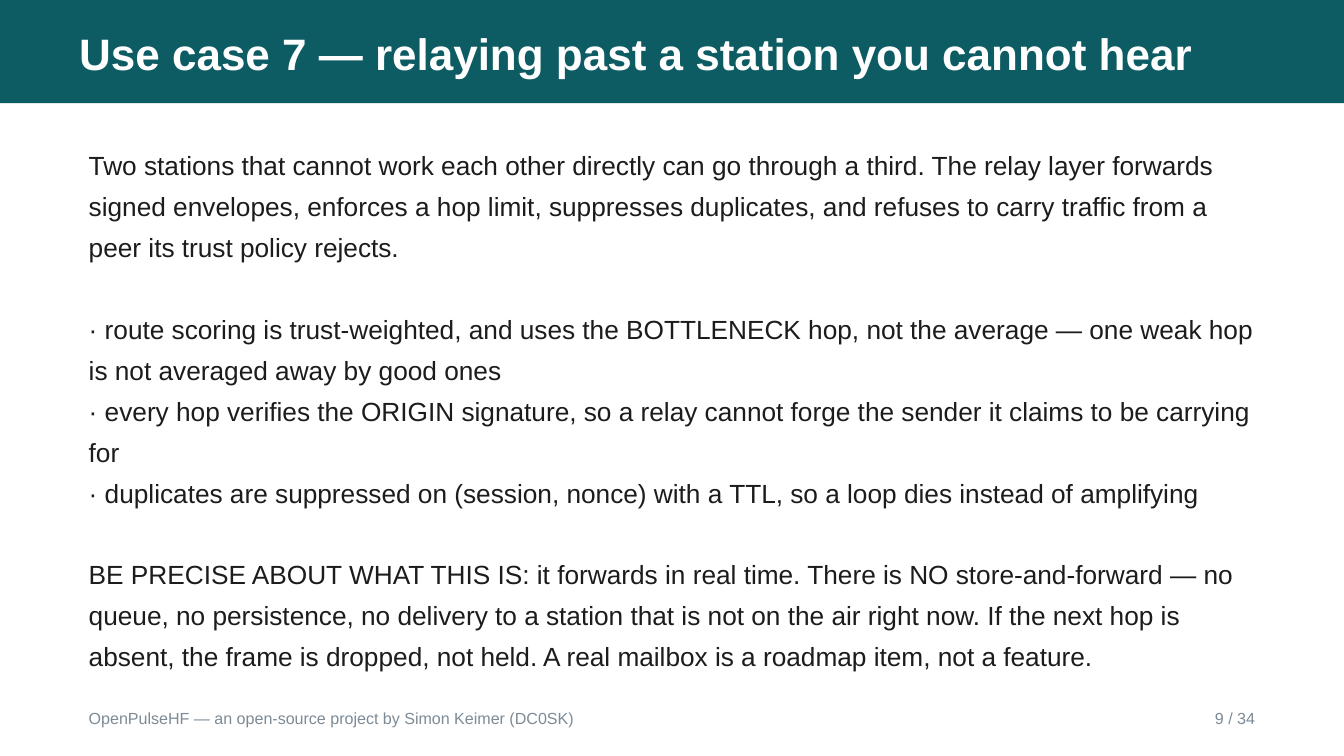
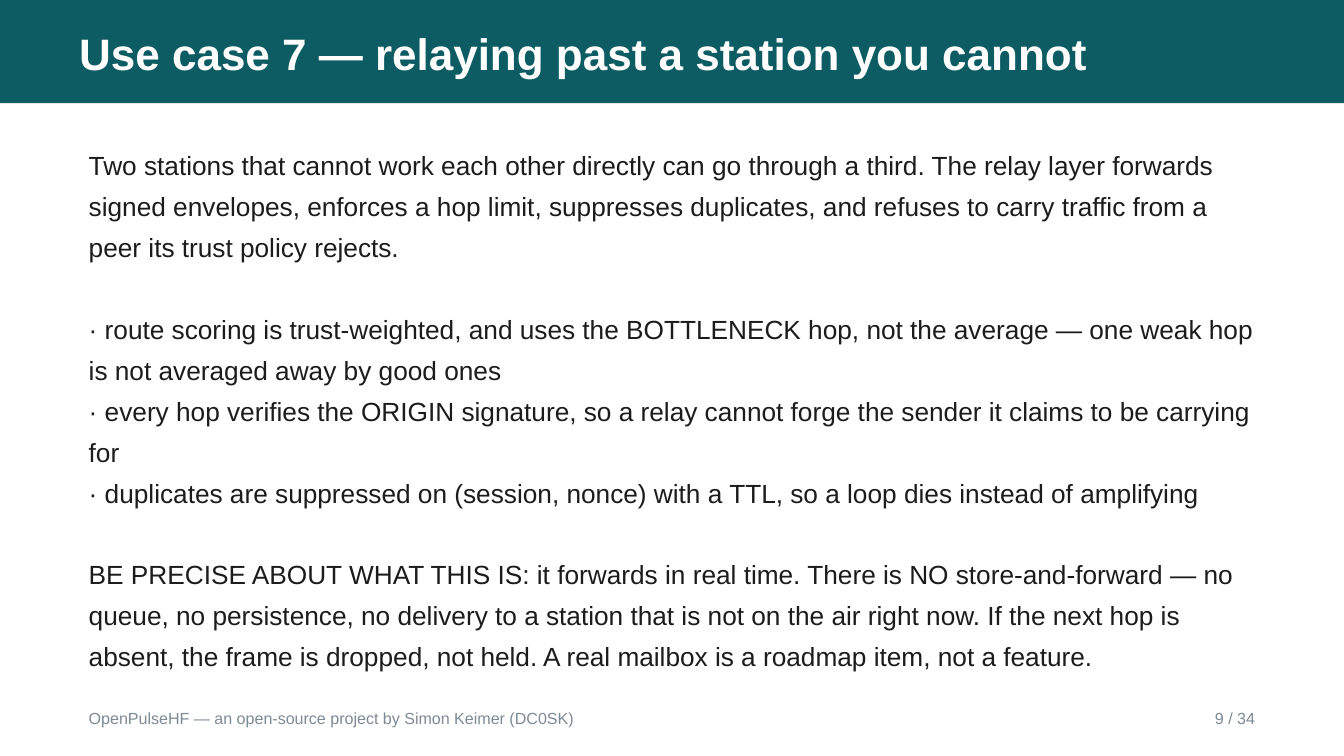
Before and after one commit to dc0sk/OpenPulseHF, a slide deck: slide 9 of docs/presentations/OpenPulseHF-Overview.odp. Drawn at 1344x756 pixels with LibreOffice and Linux fonts; fonts in the diff are those of the drawing. Boxes give left, top, right and bottom in pixels: in the first picture for what was removed or moved away, otherwise in the second. Text is boxed around its words. In the diff, an @@ line names an element or a change of style, - is before the commit and + after.

Commit message:
docs: a German edition of the deck, and a title guard that found three clipped English slides
`python3 gen.py de` builds OpenPulseHF-Overview-DE.odp from slides_de.py. The
generator, diagrams and both checks are SHARED, so a layout fix applies to both
languages and they cannot drift apart structurally. Only the text differs.

TERMINOLOGY, decided once at the top of slides_de.py so it stays consistent:
"HF" in the English sense (3-30 MHz) is Kurzwelle, NOT German "HF" (Hochfrequenz,
which means RF generally); callsign -> Rufzeichen; transmission -> Aussendung;
to key -> tasten; mode -> Betriebsart. Protocol and product names stay as they
are: Winlink, Pat, ARDOP, KISS, AX.25, BPSK, OFDM, ARQ.

THE GERMAN VERSION FOUND A DEFECT IN THE ENGLISH ONE. German runs 15-30% longer,
so the first German build clipped a title — and checking why exposed that THREE
ENGLISH TITLES WERE ALREADY SHIPPING CLIPPED, including "Use case 11 — knowing
who is actually talking on FreeDV" with "FreeDV" cut in half at the band edge.

The render check had reported PASS over all of them, and could not have done
otherwise: it looks for ink BELOW THE FOOTER, and a clipped title is cut near the
TOP, inside the header band. The check was not wrong; it was measuring a
different thing from the one that was broken. That is the same shape as the three
earlier failures of this checker, and the reason the fix is a SECOND guard rather
than a wider threshold on the first.

`check_titles` refuses any title over 48 characters at build time — the number
comes from the one geometry that governs it (26 pt bold in a 25.2 cm frame). It
caught all three English titles immediately, then eleven German ones.

Also fixed: the German ladder footnote wrapped to three lines and ran through the
footer, because the English wording translated literally is longer. Shortened to
two lines that fit.

Verified: English 34 slides, 0 overflowing; German 34 slides, 0 overflowing; and
the previously clipped title now leaves 0 ink below the header band.

Verification-objective: a check that looks below the footer cannot see a title clipped at the top, and reports PASS over every slide with that defect

```diff
--- a/docs/presentations/OpenPulseHF-Overview.odp
+++ b/docs/presentations/OpenPulseHF-Overview.odp
@@ text at (x1=79, y1=38, x2=1086, y2=78): text changed @@
-Use case 7 — relaying past a station you cannot hear
+Use case 7 — relaying past a station you cannot
```
Also in this commit, not shown: 2 other slides changed, 7 other files.
